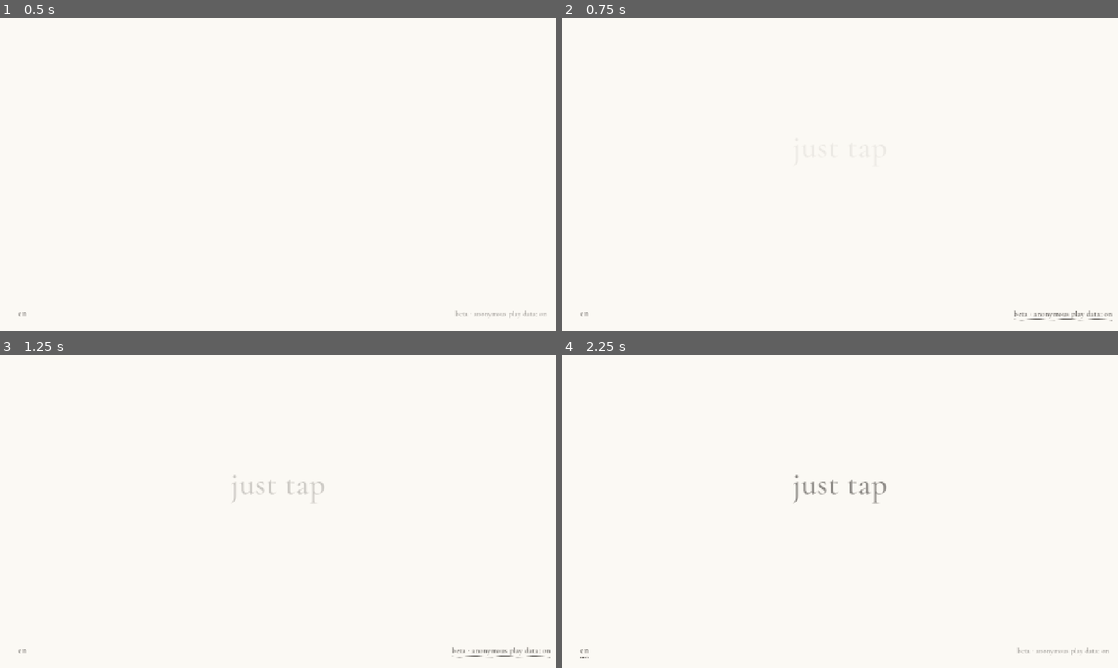
Above: before the commit, frames 1-4 (two rows, left to right).
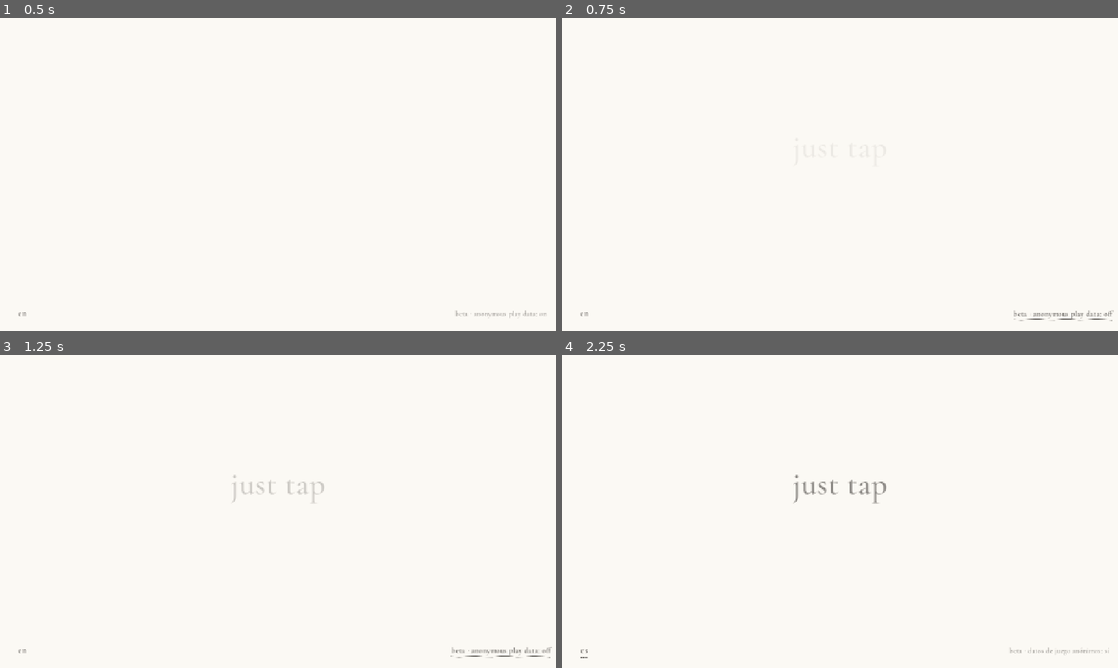
Above: after the commit, the same moments.

Repository: pablopalma/just-tap-repository
Game: Godot game, scene res://scenes/main.tscn
The game is run twice, just before and just after one commit, with the same random seed, the same clock (stepped at 60 frames per second) and the same inputs. Sound files missing from this copy of the repository are replaced by a short silence.
Inputs:
- Up to frame 1 (0.5 s): no input
- Up to frame 2 (0.75 s): click "beta · anonymous play data: on" at 0.5 s
- Up to frame 3 (1.25 s): no input
- Up to frame 4 (2.25 s): click "beta · anonymous play data: on" (after the commit: "beta · anonymous play data: o…") at 1.25 s; click "en" at 2 s

Frame 1 is identical in both runs. In frame 2, 0.1% of the frame differs, in the area x 81-100%, y 93-96%; in frame 3, 0.1%; in frame 4, 0.1%.

Commit message:
Los botones del menú vuelven a responder al mouse con un joystick conectado; 0.17.2-beta
Con el joystick conectado, "continuar" tenía el foco; al hacer clic con el
mouse se le quitaba en el fotograma siguiente, y Godot cancela el clic de
un botón que pierde el foco antes de soltar. Ya no se suelta el foco
mientras el mouse está apretado. tools/menu_click_test.tscn lo comprueba
con un clic lento.

Co-Authored-By: Claude Opus 5.5 <noreply@anthropic.com>

Diff:
--- a/scripts/build_flags.gd
+++ b/scripts/build_flags.gd
@@ -22,7 +22,7 @@
 const TREE_INLINE := true
 
 ## Shown in the play data so balance can be compared between builds.
-const VERSION := "0.17.1-beta"
+const VERSION := "0.17.2-beta"
 
 ## Google Apps Script web app that receives the beta play data (docs/beta-datos.md). Empty: nothing
 ## is recorded and the title screen does not offer the switch.
--- a/scripts/ui/pad_focus.gd
+++ b/scripts/ui/pad_focus.gd
@@ -54,7 +54,8 @@
 	var vp := get_viewport()
 	var focus := vp.gui_get_focus_owner()
 	if not Pad.using:
-		if focus != null:
+		# not while the mouse is down: a button that loses the focus mid-click cancels the click
+		if focus != null and not Input.is_mouse_button_pressed(MOUSE_BUTTON_LEFT):
 			focus.release_focus()
 		queue_redraw()
 		return
--- /dev/null
+++ b/tools/menu_click_test.gd
@@ -0,0 +1,42 @@
+extends Node
+## A slow mouse click on the title's "continue" (down, a few frames, up), as a person clicks, with the
+## gamepad in use just before: it has to start the game (a button losing the focus mid-click cancels
+## it). godot --path . res://tools/menu_click_test.tscn
+
+var _main: Node
+var _f := 0
+var _at := Vector2.ZERO
+
+
+func _ready() -> void:
+	SaveSystem.enabled = false
+	GameState.new_game()
+	SaveSystem.had_progress = true   # a returning player: the title offers "continue"
+	_main = load("res://scenes/main.tscn").instantiate()
+	add_child(_main)
+
+
+func _process(_delta: float) -> void:
+	_f += 1
+	if _f == 420:
+		Pad.using = true   # the gamepad was being used: "continue" holds the focus
+	if _f == 440:
+		var b: Button = _main.intro._continue
+		_at = b.get_global_rect().get_center()
+		print("CLICK focus before: ", get_viewport().gui_get_focus_owner() == b)
+		_mouse(true)
+	if _f == 452:
+		_mouse(false)
+	if _f == 500:
+		print("CLICK started: ", _main.intro == null, "  running: ", GameState.running)
+		get_tree().quit()
+
+
+func _mouse(down: bool) -> void:
+	var e := InputEventMouseButton.new()
+	e.button_index = MOUSE_BUTTON_LEFT
+	e.pressed = down
+	e.button_mask = MOUSE_BUTTON_MASK_LEFT if down else 0
+	e.position = _at
+	e.global_position = _at
+	Input.parse_input_event(e)
--- /dev/null
+++ b/tools/menu_click_test.tscn
@@ -0,0 +1,6 @@
+[gd_scene format=3]
+
+[ext_resource type="Script" path="res://tools/menu_click_test.gd" id="1"]
+
+[node name="MenuClickTest" type="Node"]
+script = ExtResource("1")
Not shown, added: tools/menu_click_test.gd.uid
